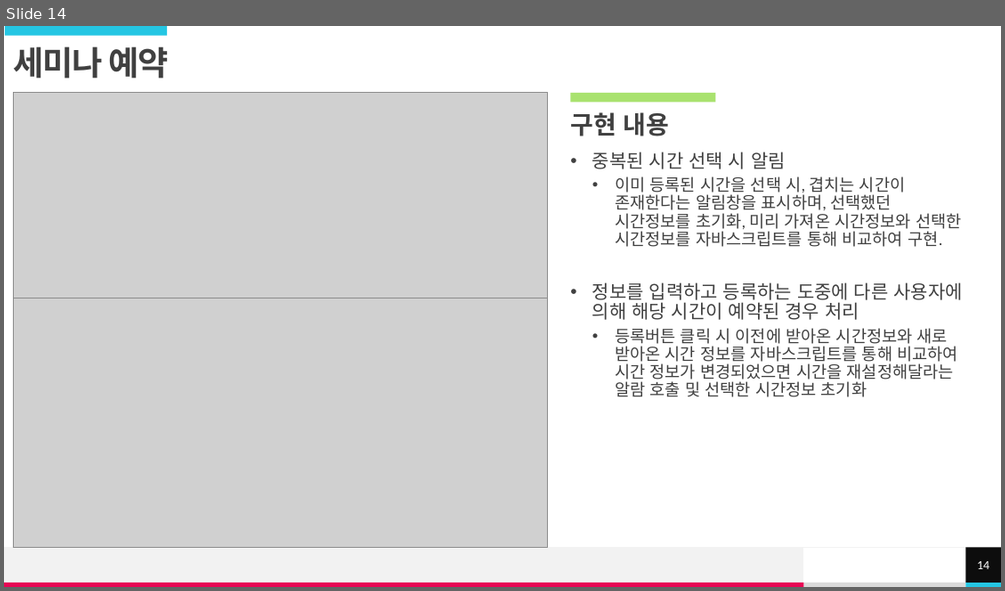
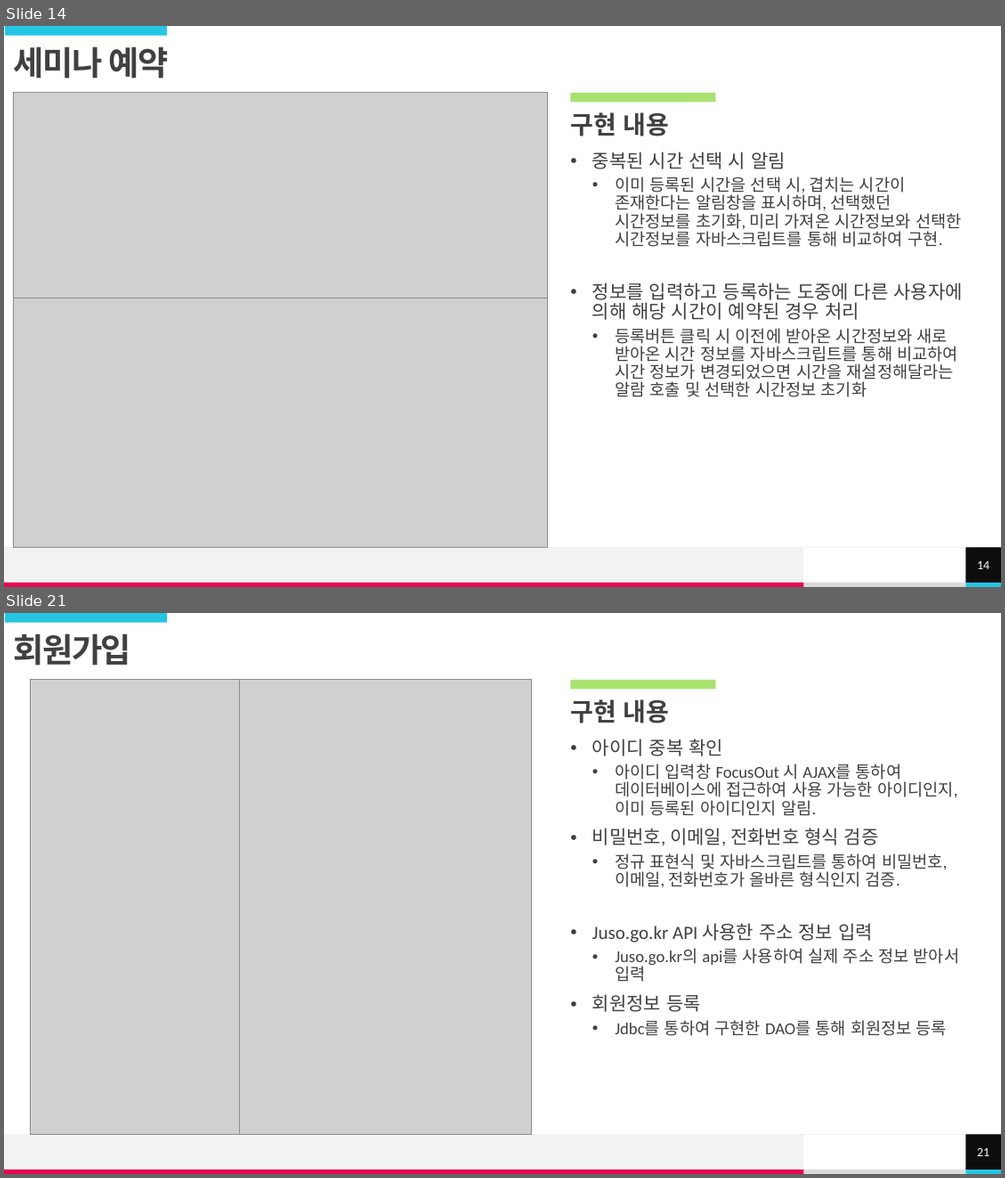
Before and after one commit to hhsw07/ezen-academy-projects, a slide deck: 이형준/my/E-zone.pptx. Shown one above the other, each under a label of ours: slide 14 before the commit, slides 14 and 21 after it; the slides between them are not shown. The pictures are 1005x591 and 1005x1178 pixels, drawn with LibreOffice and Linux fonts; fonts in the diff are those of the drawing; grey boxes stand for pictures. Boxes give left, top, right and bottom in pixels: in the first picture for what was removed or moved away, otherwise in the second. Text is boxed around its words. In the diff, an @@ line names an element or a change of style, - is before the commit and + after.

```diff
--- a/이형준/my/E-zone.pptx
+++ b/이형준/my/E-zone.pptx
@@ slide 21 added at box(4, 613, 1001, 1174), background #FFFFFF; not listed: 5 template elements that a slide beside it also shows @@
@@ rectangle added at box(5, 613, 167, 623), fill #25C6E3 @@
@@ title added at box(14, 633, 131, 666), 32 pt, text #404040, bold @@
+회원가입
@@ picture added at box(30, 680, 316, 1135) @@
@@ picture added at box(240, 680, 531, 1135) @@
@@ rectangle added at box(571, 680, 716, 690), fill #A9E26F @@
@@ text added at box(570, 699, 670, 723), 24 pt, text #404040, bold @@
+구현 내용
@@ text added at box(592, 738, 959, 1036), 16 pt, text #404040 @@
+• 아이디 중복 확인
+  • 아이디 입력창 FocusOut 시 AJAX를 통하여 데이터베이스에 접근하여 사용 가능한 아이디인지, 이미 등록된 아이디인지 알림.
+• 비밀번호, 이메일, 전화번호 형식 검증
+  • 정규 표현식 및 자바스크립트를 통하여 비밀번호, 이메일, 전화번호가 올바른 형식인지 검증.
+• Juso.go.kr API 사용한 주소 정보 입력
+  • Juso.go.kr의 api를 사용하여 실제 주소 정보 받아서 입력
+• 회원정보 등록
+  • Jdbc를 통하여 구현한 DAO를 통해 회원정보 등록
@@ page number added at box(966, 1135, 1001, 1169), fill #0D0D0D, 12 pt, text #FFFFFF @@
+21
```
Also in this commit, not shown: 1 slide changed, 13 other slides added, 1 other file.
